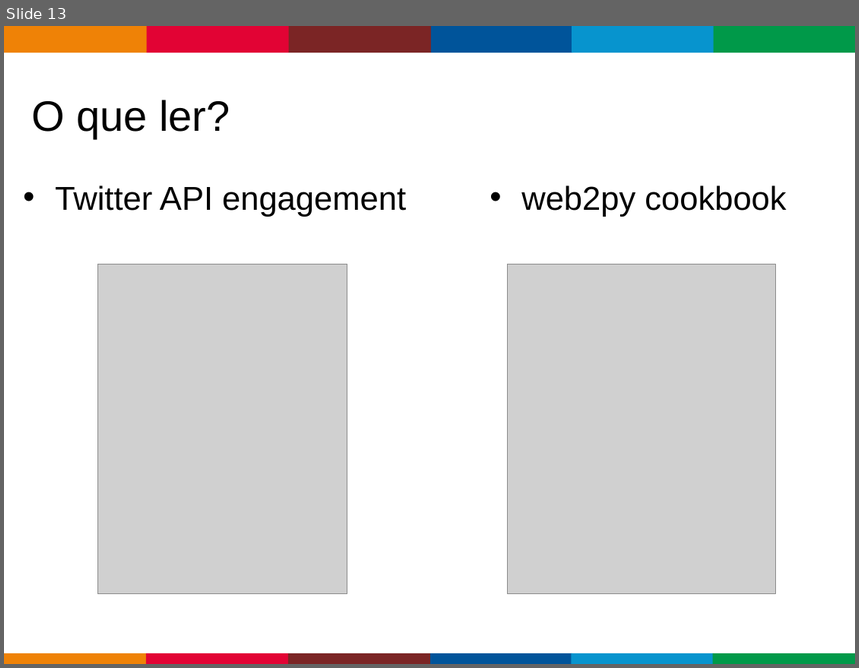
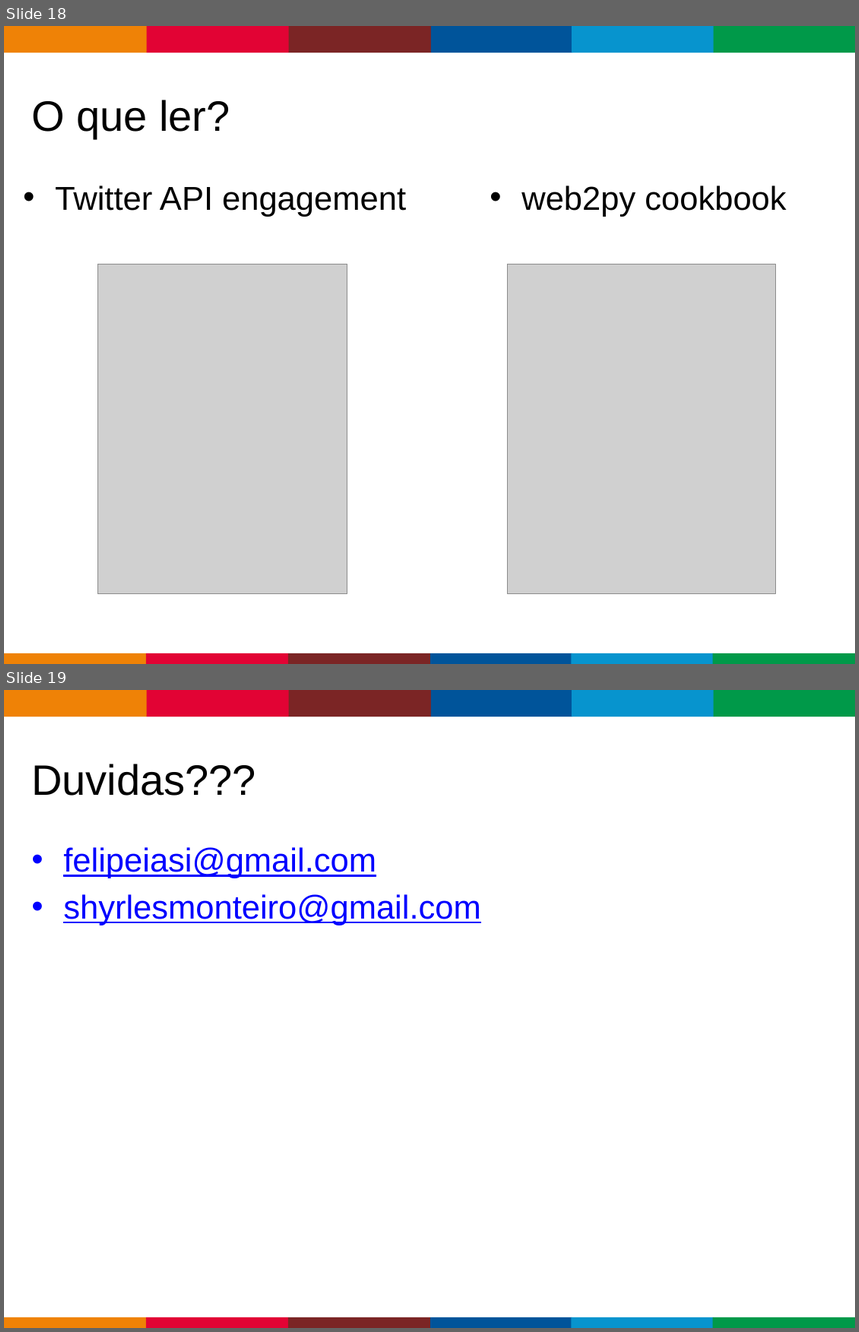
Before and after one commit to ficosta/TDC-2014-TvDigital-Twitter, a slide deck: Twitter e TV DIGITAL.pptx. Shown one above the other, each under a label of ours: slide 13 before the commit, slides 18 and 19 after it. The pictures are 859x668 and 859x1332 pixels, drawn with LibreOffice and Linux fonts; fonts in the diff are those of the drawing; grey boxes stand for pictures; background and template pictures are left out. Boxes give left, top, right and bottom in pixels: in the first picture for what was removed or moved away, otherwise in the second. Text is boxed around its words. In the diff, an @@ line names an element or a change of style, - is before the commit and + after.

```diff
--- a/Twitter e TV DIGITAL.pptx
+++ b/Twitter e TV DIGITAL.pptx
@@ slide 19 added at [4, 690, 855, 1328], background #FFFFFF; not listed: 13 template elements that a slide beside it also shows @@
@@ title added at [31, 764, 256, 796], 36 pt, text #000000 @@
+Duvidas???
@@ text added at [63, 847, 481, 926], 28 pt, text #0000FF, underline @@
+• felipeiasi@gmail.com
+• shyrlesmonteiro@gmail.com
@@ what was slide 13 is now slide 18 @@
```
Also in this commit, not shown: 6 slides changed, 6 other slides added, 1 slide removed, 3 other files.
